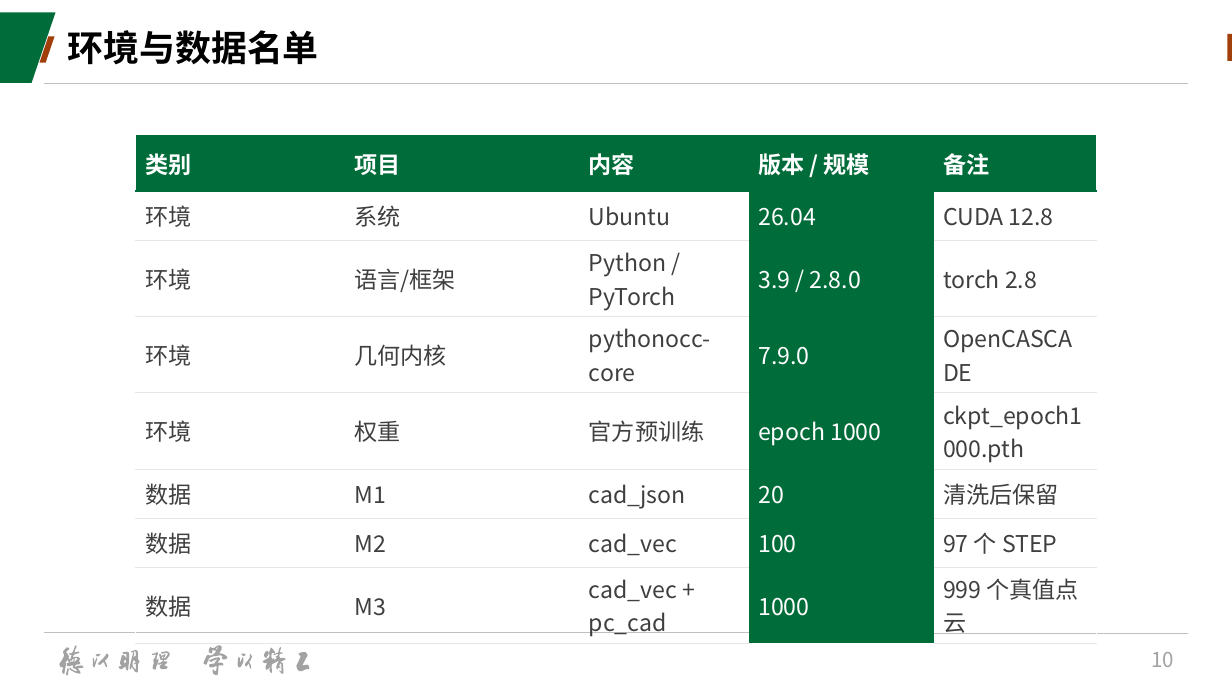
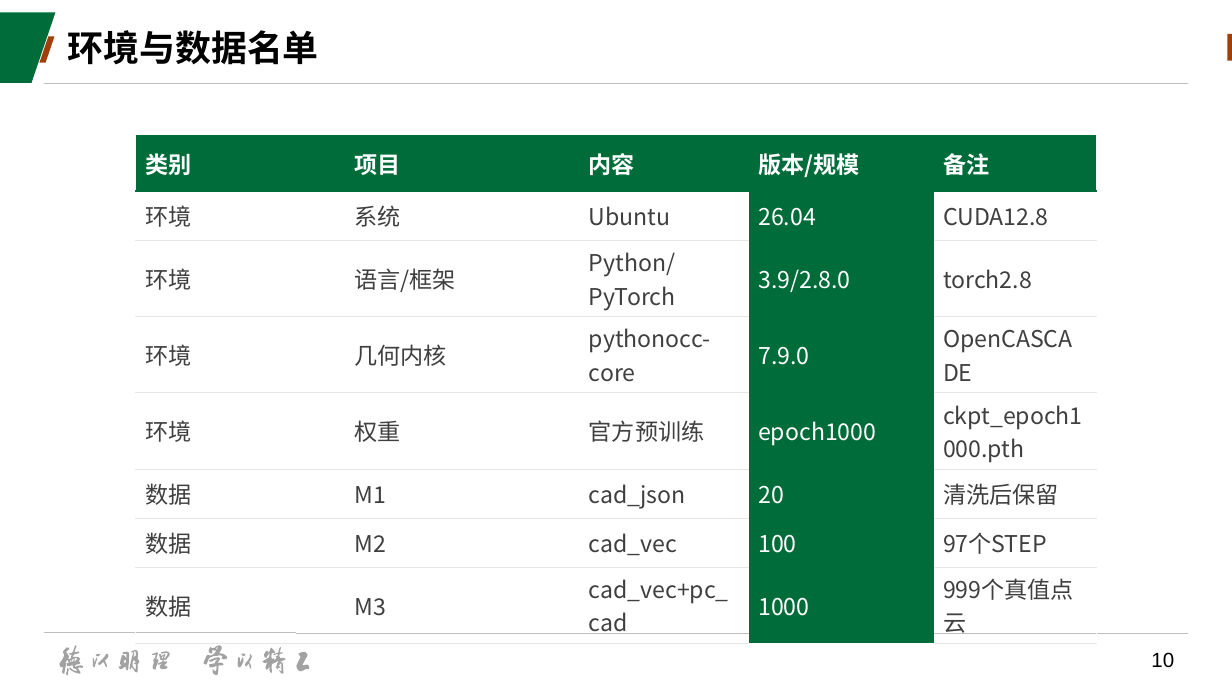
Before and after one commit to starfish667/deepcad_test, a slide deck: slide 10 of doc/AICAD汇报.pptx. Drawn at 1232x693 pixels with LibreOffice and Linux fonts; fonts in the diff are those of the drawing; background and template pictures are left out. Boxes give left, top, right and bottom in pixels: in the first picture for what was removed or moved away, otherwise in the second. Text is boxed around its words. In the diff, an @@ line names an element or a change of style, - is before the commit and + after.

```diff
--- a/doc/AICAD汇报.pptx
+++ b/doc/AICAD汇报.pptx
@@ table at (x1=136, y1=137, x2=1096, y2=638) @@
-row 1, column 4: 版本 / 规模
+row 1, column 4: 版本/规模
-row 2, column 5: CUDA 12.8
+row 2, column 5: CUDA12.8
-row 3: 环境 | 语言/框架 | Python / PyTorch | 3.9 / 2.8.0 | torch 2.8
+row 3: 环境 | 语言/框架 | Python/PyTorch | 3.9/2.8.0 | torch2.8
-row 5, column 4: epoch 1000
+row 5, column 4: epoch1000
-row 7, column 5: 97 个 STEP
+row 7, column 5: 97个STEP
-row 8, column 3: cad_vec + pc_cad
+row 8, column 3: cad_vec+pc_cad
-row 8, column 5: 999 个真值点云
+row 8, column 5: 999个真值点云
@@ line (44, 633) - (1188, 633): stroke #BFBFBF 0.75 pt to #BFBFBF 0 pt @@
@@ page number at (x1=1151, y1=652, x2=1174, y2=668): font Noto Sans CJK SC to Arial, text colour #A2A2A2 to #000000 @@
```
Also in this commit, not shown: 23 other slides changed.
